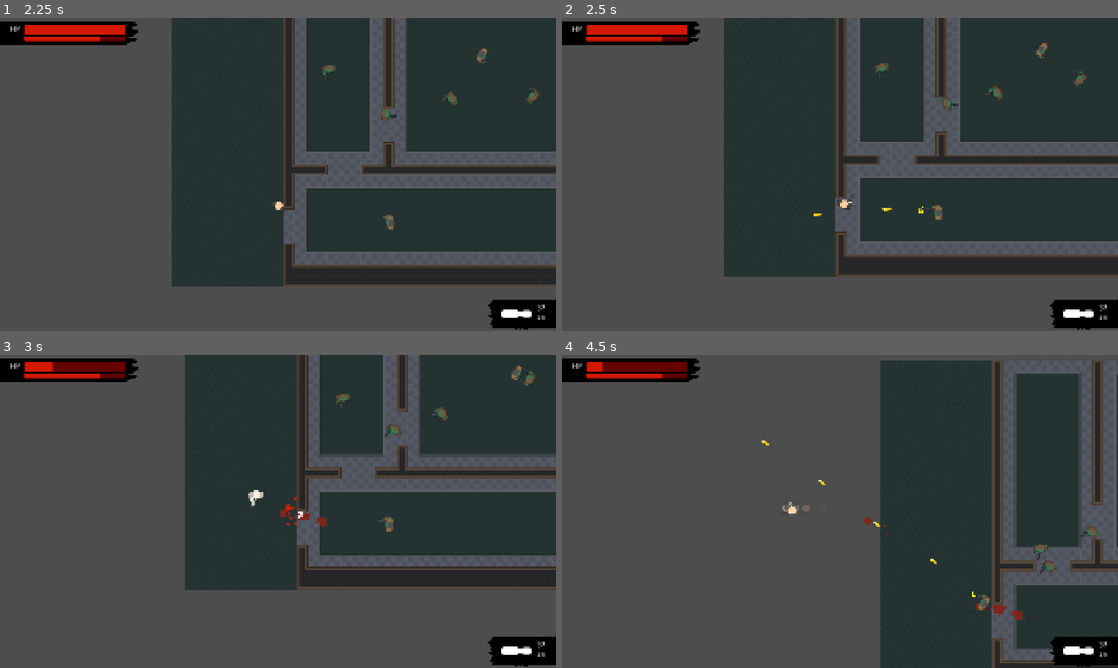
Above: before the commit, frames 1-4 (two rows, left to right).
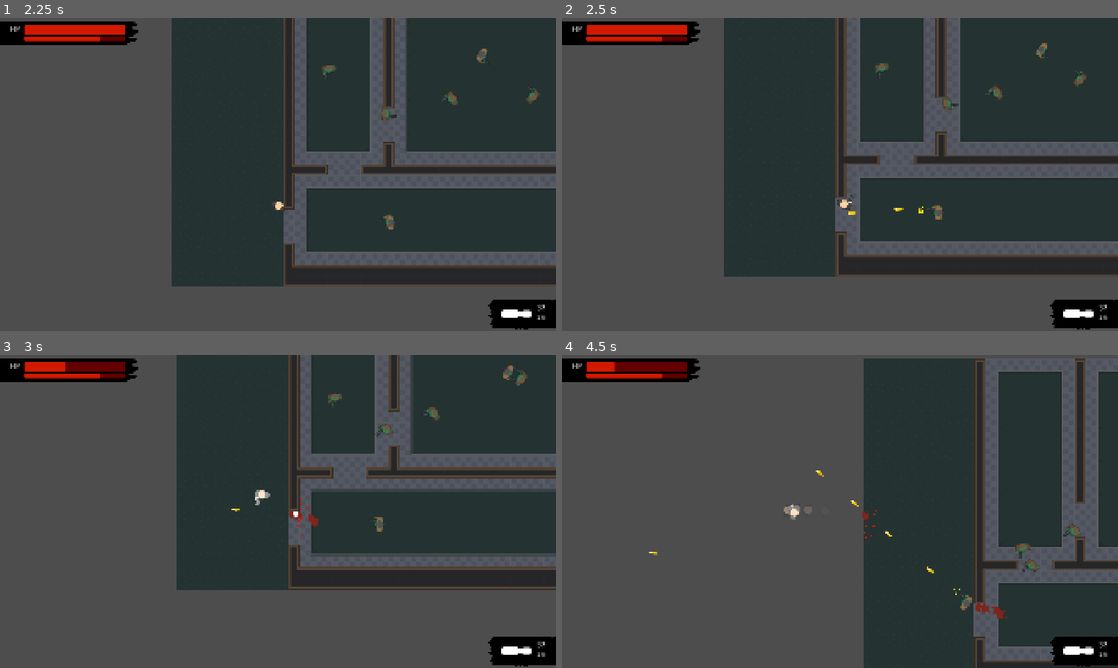
Above: after the commit, the same moments.

Repository: noor-shalaby/velvet-venom
Game: Godot game, scene res://scenes/levels/test_level2_shooters.tscn
The game is run twice, just before and just after one commit, with the same random seed, the same clock (stepped at 60 frames per second) and the same inputs. This scene is started directly instead of the project's main scene. Sound files missing from this copy of the repository are replaced by a short silence.
Inputs (mouse positions are in pixels of both pictures, inside the frame that each line leads up to):
- Up to frame 1 (2.25 s): tap Enter (ui_accept) at 0.5, 0.77, 1.52 s; move the mouse to (400, 158) at 0.52 s; press the mouse at (400, 158) at 0.53 s; hold D (right) 0.53-1.28 s; right-click (400, 158) at 0.8 s; move the mouse to (166, 190) at 1.27 s; release the mouse at (166, 190) at 1.28 s; hold S (down) 1.28-2.03 s; right-click (166, 190) at 1.35 s; tap 1 (gun) at 1.55 s; move the mouse to (333, 105) at 2.02 s; hold D (right) from 2.03 s (still down); hold 1 (gun) from 2.03 s (still down)
- Up to frame 2 (2.5 s): keep holding D (right); keep holding 1 (gun); tap 2 (machinegun) at 2.3 s
- Up to frame 3 (3 s): move the mouse to (250, 574) at 2.77 s; release D (right) at 2.78 s; release 1 (gun) at 2.78 s; hold Up (ui_up) from 2.78 s (still down); tap 2 (machinegun) at 2.85 s
- Up to frame 4 (4.5 s): tap Enter (ui_accept) at 3.02, 3.77 s; tap 3 (shotgun) at 3.05 s; move the mouse to (1006, 558) at 3.52 s; release Up (ui_up) at 3.53 s; hold 3 (shotgun) 3.53-4.28 s; hold A (left) from 3.53 s (still down); click (1006, 558) at 3.8 s; tap R (reload) at 4.15 s; move the mouse to (673, 464) at 4.27 s; tap Shift (dash) at 4.35 s

Frame 1 is identical in both runs. In frame 2, less than 0.1% of the frame differs, in the area x 45-62%, y 60-64%; in frame 3, 7.1%; in frame 4, 14%, in the area x 7-100%, y 1-100%.

Commit message:
added a projectile_speed stat to all weapons and changed it from weapon to another and also made it slower for Zombies

Diff:
--- a/scripts/characters/player/player_norm.gd
+++ b/scripts/characters/player/player_norm.gd
@@ -9,6 +9,7 @@
 	"fire_rate": 3.0,
 	"multishot": 1,
 	"spread": 20.0,
+	"projectile_speed": 2000.0,
 	"recoil": 24.0,
 	"knockback_force": 4000.0,
 	"puncture": 0,
@@ -27,6 +28,7 @@
 	"fire_rate": 16.0,
 	"multishot": 1,
 	"spread": 30.0,
+	"projectile_speed": 3000.0,
 	"recoil": 16.0,
 	"knockback_force": 5000.0,
 	"puncture": 0,
@@ -45,6 +47,7 @@
 	"fire_rate": 2.0,
 	"multishot": 8,
 	"spread": 40.0,
+	"projectile_speed": 4000.0,
 	"recoil": 128.0,
 	"knockback_force": 10000.0,
 	"puncture": 1,
@@ -132,6 +135,7 @@
 
 		bullet.dir = dir
 		bullet.dmg = held_weapon["dmg"]
+		bullet.speed = held_weapon["projectile_speed"]
 		bullet.knockback_force = held_weapon["knockback_force"]
 		bullet.puncture = held_weapon["puncture"]
 		bullet.wall_puncture = held_weapon["wall_puncture"]
--- a/scripts/characters/player/player_vamp.gd
+++ b/scripts/characters/player/player_vamp.gd
@@ -7,6 +7,7 @@
 	"fire_rate": 3.0,
 	"multishot": 1,
 	"spread": 20.0,
+	"projectile_speed": 2000.0,
 	"recoil": 24.0,
 	"knockback_force": 4000.0,
 	"puncture": 0,
@@ -18,6 +19,7 @@
 	"fire_rate": 16.0,
 	"multishot": 1,
 	"spread": 30.0,
+	"projectile_speed": 3000.0,
 	"recoil": 16.0,
 	"knockback_force": 5000.0,
 	"puncture": 0,
@@ -29,6 +31,7 @@
 	"fire_rate": 2.0,
 	"multishot": 8,
 	"spread": 40.0,
+	"projectile_speed": 4000.0,
 	"recoil": 128.0,
 	"knockback_force": 10000.0,
 	"puncture": 1,
@@ -115,6 +118,7 @@
 
 		bloodshot.dir = dir
 		bloodshot.dmg = wep["dmg"]
+		bloodshot.speed = wep["projectile_speed"]
 		bloodshot.knockback_force = wep["knockback_force"]
 		bloodshot.puncture = wep["puncture"]
 		bloodshot.wall_puncture = wep["wall_puncture"]
--- a/scripts/characters/zombies/zombie_gunner.gd
+++ b/scripts/characters/zombies/zombie_gunner.gd
@@ -7,6 +7,7 @@
 	"fire_rate": 3.0,
 	"multishot": 1,
 	"spread": 20.0,
+	"projectile_speed": 1500.0,
 	"recoil": 24.0,
 	"knockback_force": 2000.0,
 	"puncture": 0,
@@ -24,6 +25,7 @@
 	"fire_rate": 16.0,
 	"multishot": 1,
 	"spread": 30.0,
+	"projectile_speed": 2000.0,
 	"recoil": 16.0,
 	"knockback_force": 2500.0,
 	"puncture": 0,
@@ -41,6 +43,7 @@
 	"fire_rate": 2.0,
 	"multishot": 8,
 	"spread": 40.0,
+	"projectile_speed": 2500.0,
 	"recoil": 128.0,
 	"knockback_force": 5000.0,
 	"puncture": 1,
@@ -144,6 +147,7 @@
 
 		bullet.dir = Vector2.from_angle(global_rotation)
 		bullet.dmg = weapon["dmg"]
+		bullet.speed = weapon["projectile_speed"]
 		bullet.knockback_force = weapon["knockback_force"]
 		bullet.puncture = weapon["puncture"]
 		bullet.wall_puncture = weapon["wall_puncture"]
Not shown, changed: TODOs.txt
Not shown, changed: devlog.txt
